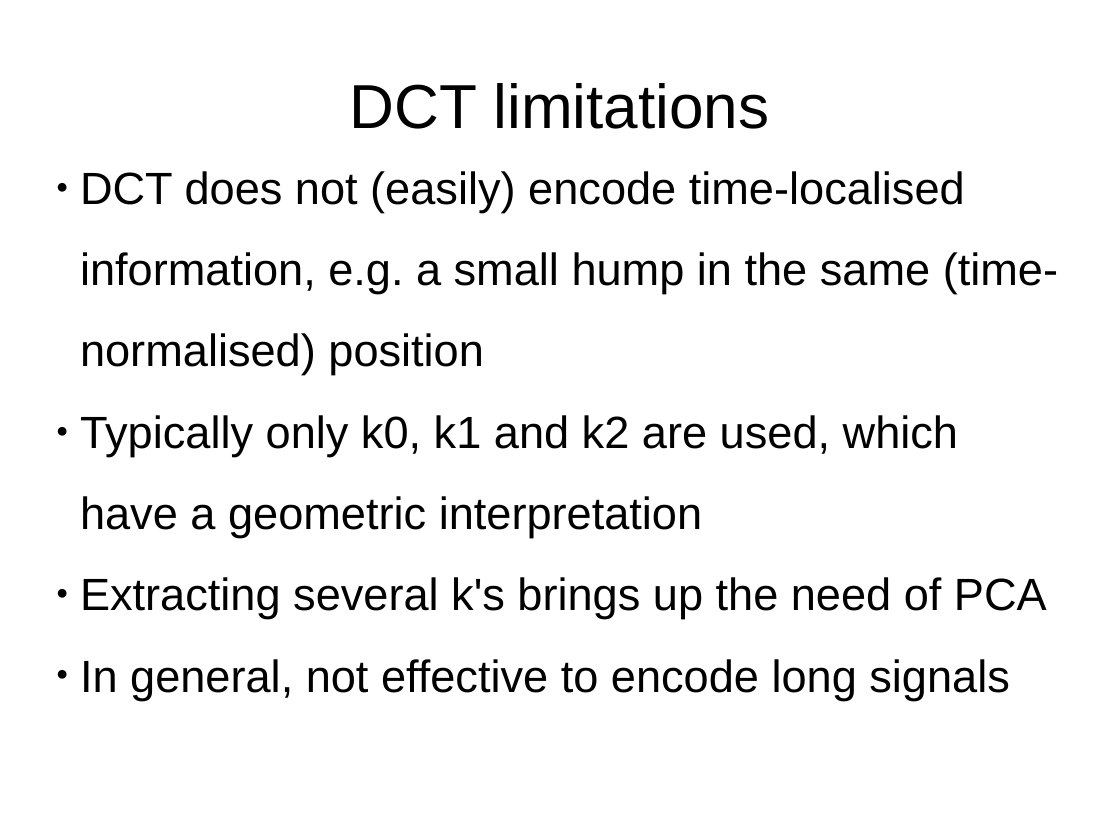
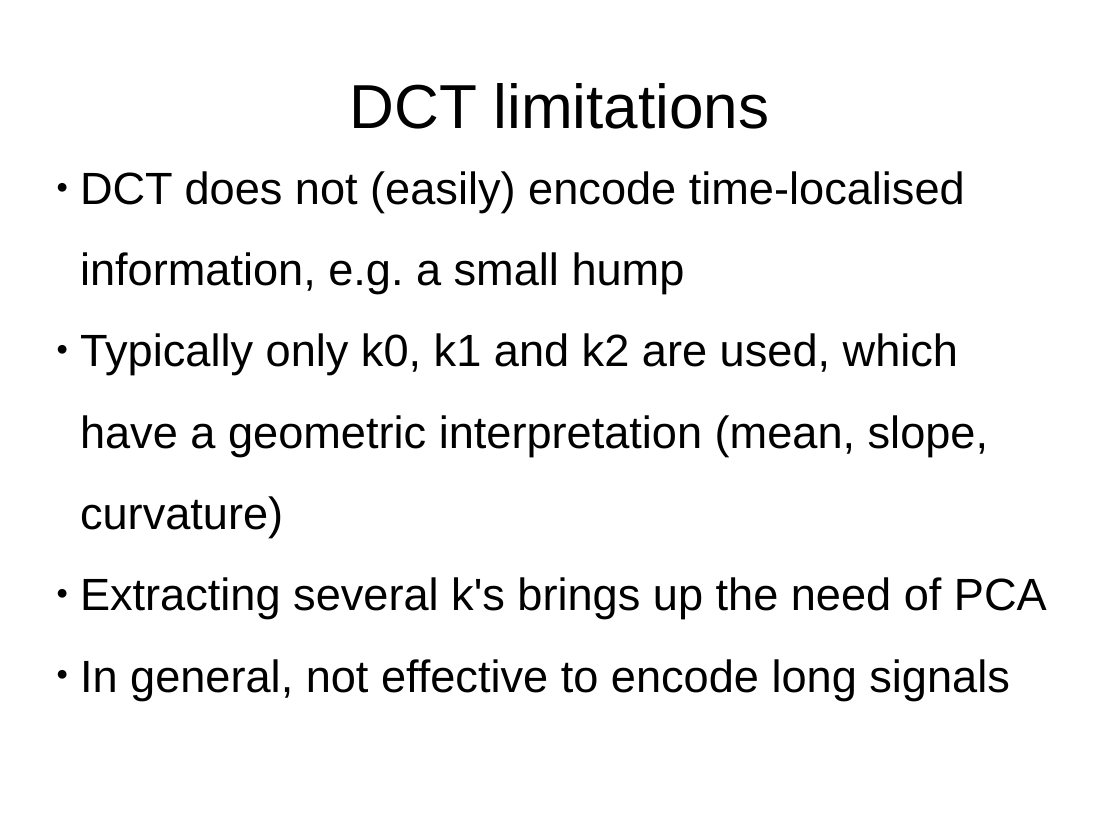
Before and after one commit to uasolo/FPCA-phonetics-workshop, a slide deck: slide 9 of presentations/FPCA-phonetics.odp (slide 23 before the commit). Drawn at 1120x840 pixels with LibreOffice and Linux fonts; fonts in the diff are those of the drawing. Boxes give left, top, right and bottom in pixels: in the first picture for what was removed or moved away, otherwise in the second. Text is boxed around its words. In the diff, an @@ line names an element or a change of style, - is before the commit and + after.

```diff
--- a/presentations/FPCA-phonetics.odp
+++ b/presentations/FPCA-phonetics.odp
@@ subtitle at box(80, 171, 988, 538): text changed @@
-● DCT does not (easily) encode time-localised information, e.g. a small hump in the same (time-normalised) position
-● Typically only k0, k1 and k2 are used, which have a geometric interpretation
+● DCT does not (easily) encode time-localised information, e.g. a small hump
+● Typically only k0, k1 and k2 are used, which have a geometric interpretation (mean, slope, curvature)
```
Also in this commit, not shown: 9 other slides changed, 4 slides added, 1 slide removed, 1 other file.
